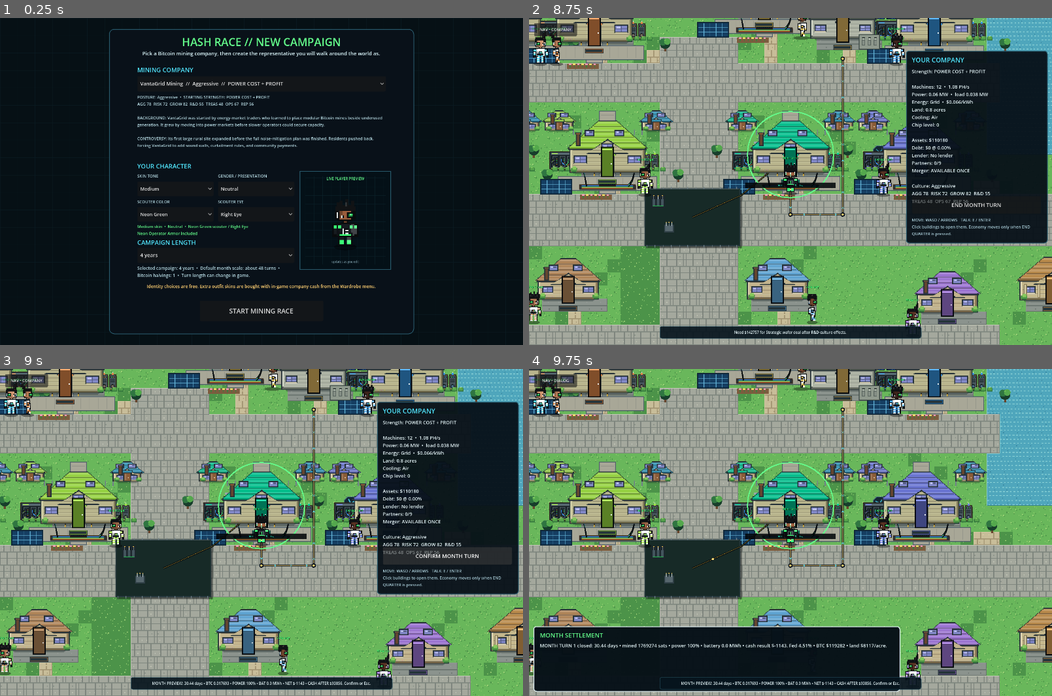
Above: before the commit, frames 1-4 (two rows, left to right).
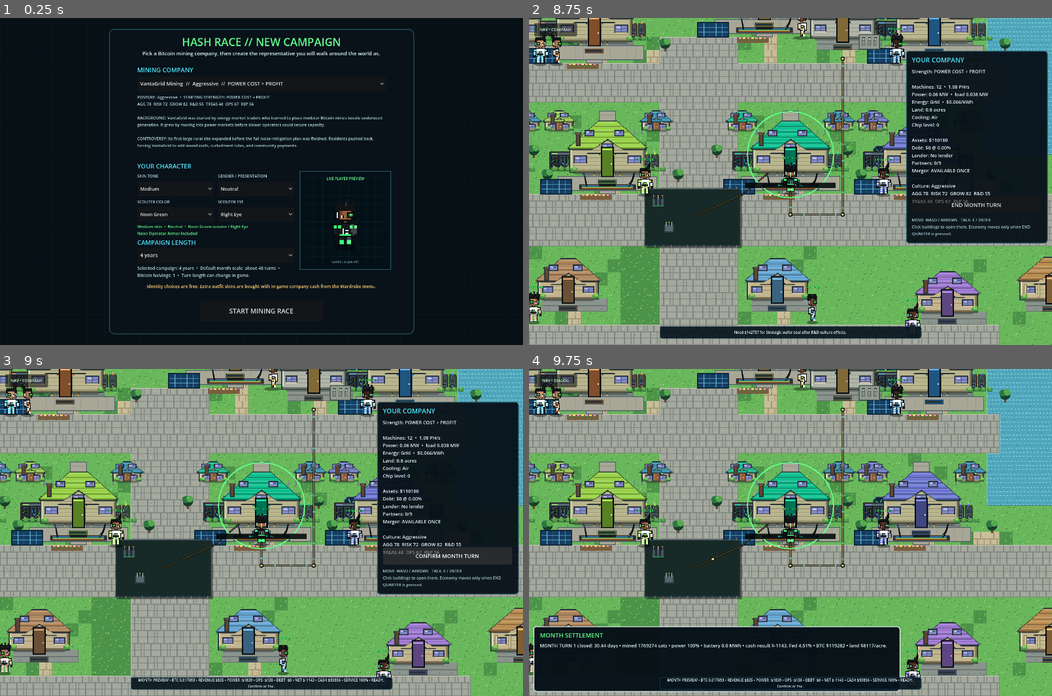
Above: after the commit, the same moments.

Repository: 1freetech/HashRace
Game: Godot game, scene res://scenes/campaign_setup.tscn
Same seed, same stepped clock (60 frames per second), same inputs: the game is played once before the commit and once after it.
Inputs (mouse positions are in pixels of both pictures, inside the frame that each line leads up to):
- Up to frame 1 (0.25 s): no input
- Up to frame 2 (8.75 s): click "START MINING RACE" at 0.5 s; click "NAV • WORLD" at 1.25 s; click "WORLD" at 2 s; tap Enter (ui_accept) at 2.75, 3.02 s; move the mouse to (764, 246) at 2.77 s; hold W 2.78-3.5 s; tap E at 2.85 s; click (764, 246) at 2.92 s; click "TREASURY HOLD" at 3.5 s; click "UPGRADE COOLING" at 4.25 s; click "UPGRADE CHIPS" at 5 s; click "NAV • DIALOG" at 5.75 s; click "MINING OPS" at 6.5 s; click "NAV • MINING OPS" at 7.25 s; click "COMPANY" at 8 s
- Up to frame 3 (9 s): click "END MONTH TURN" at 8.75 s
- Up to frame 4 (9.75 s): click "CONFIRM MONTH TURN" at 9.5 s

Frames 1-2 are identical in both runs. In frame 3, 0.5% of the frame differs, in the area x 26-74%, y 94-98%; in frame 4, 0.6%.

Commit message:
v0.098: make turn economics readable before settlement
This update makes the core END TURN decision easier to understand by showing revenue, power expense, operating expense, debt expense, projected net result, ending cash, power-service coverage, and a concise risk state before the player confirms settlement. It keeps the existing two-step confirmation flow and simulation rules intact while advancing the live Godot client and VERSION sequentially to v0.098.

Diff:
--- a/Godot/scenes/world.tscn
+++ b/Godot/scenes/world.tscn
@@ -1,7 +1,7 @@
 [gd_scene load_steps=3 format=3]
 
-; Release inheritance compatibility: world_v097.gd -> world_v096.gd -> world_v095.gd -> world_v094.gd -> world_v093.gd -> world_v092.gd -> world_v091.gd -> world_v090.gd -> world_v089.gd -> world_v088.gd -> world_v087.gd -> prior visual/gameplay stack. v0.097 rebuilds terrain and buildings with sprite-first RPG pixel art, adjacency-aware edges, landscaping, and coherent 3/4 roof silhouettes; v0.096 cleans parcel composition and power readability; v0.095 keeps buildings off roads/water and binds live scouter customization.
-[ext_resource path="res://scripts/world_v097.gd" type="Script" id="1_world"]
+; Release inheritance compatibility: world_v098.gd -> world_v097.gd -> world_v096.gd -> world_v095.gd -> world_v094.gd -> world_v093.gd -> world_v092.gd -> world_v091.gd -> world_v090.gd -> world_v089.gd -> world_v088.gd -> world_v087.gd -> prior visual/gameplay stack. v0.098 makes turn economics readable before settlement; v0.097 rebuilds terrain and buildings with sprite-first RPG pixel art, adjacency-aware edges, landscaping, and coherent 3/4 roof silhouettes.
+[ext_resource path="res://scripts/world_v098.gd" type="Script" id="1_world"]
 [ext_resource path="res://scripts/live_treasury_controls.gd" type="Script" id="2_treasury"]
 
 [node name="HashRaceRPGStrategyWorld" type="Node2D"]
--- /dev/null
+++ b/Godot/scripts/world_v098.gd
@@ -0,0 +1,39 @@
+extends "res://scripts/world_v097.gd"
+
+# Hash Race v0.098 turn-preview clarity.
+# Keep the existing two-step END TURN flow, but expose the operating costs that
+# drive the result so a player can make a useful decision before settlement.
+
+const V098_TURN_PREVIEW_REVISION := 1
+
+func _ready() -> void:
+    super._ready()
+    set_meta("hashrace_v098_turn_preview_revision", V098_TURN_PREVIEW_REVISION)
+
+func _end_quarter() -> void:
+    if campaign_complete:
+        return
+    var days := minf(turn_length_days(), maxf(0.0, float(campaign_years) * DAYS_PER_YEAR - elapsed_campaign_days))
+    if days <= 0.0:
+        return
+    if not live_quarter_confirmation_pending:
+        var preview := _scaled_financial_preview(days)
+        live_quarter_confirmation_pending = true
+        quarter_button.text = "CONFIRM %s TURN" % turn_length_name()
+        var ending_cash := float(player["cash"]) + float(preview["profit"])
+        var power_pct := float(preview.get("power_service_ratio", 1.0)) * 100.0
+        var warning := "READY"
+        if power_pct < 99.5 and ending_cash < 0.0:
+            warning = "POWER + CASH RISK"
+        elif power_pct < 99.5:
+            warning = "POWER SHORTFALL"
+        elif ending_cash < 0.0:
+            warning = "NEGATIVE CASH"
+        elif ending_cash < maxf(10000.0, absf(float(preview["power_cost"])) * 0.25):
+            warning = "LOW CASH BUFFER"
+        _feedback("%s PREVIEW • BTC %.6f • REVENUE $%d • POWER -$%d • OPS -$%d • DEBT -$%d • NET $%d • CASH $%d • SERVICE %.0f%% • %s. Confirm or Esc." % [turn_length_name(), float(preview["mined_btc"]), int(preview["mining_revenue"] + preview["partner_income"]), int(preview["power_cost"]), int(preview["ops_cost"]), int(preview["debt_cost"]), int(preview["profit"]), int(ending_cash), power_pct, warning])
+        return
+    super._end_quarter()
+
+func debug_v098_ready() -> bool:
+    return V098_TURN_PREVIEW_REVISION == 1 and has_method("_scaled_financial_preview")
Not shown, changed: VERSION
